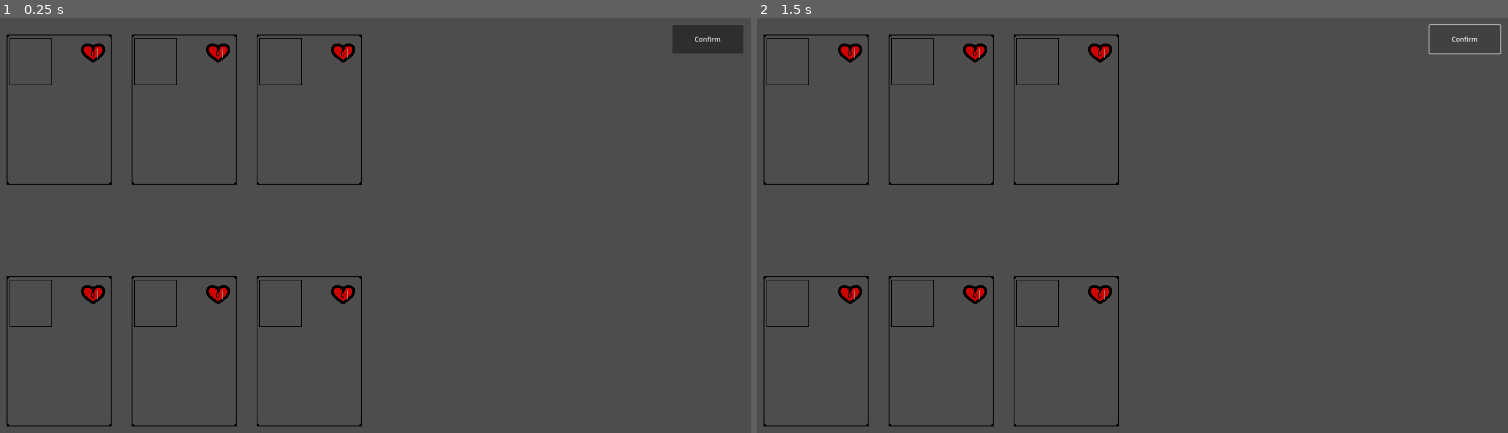
Above: before the commit, frames 1-2 (left to right).
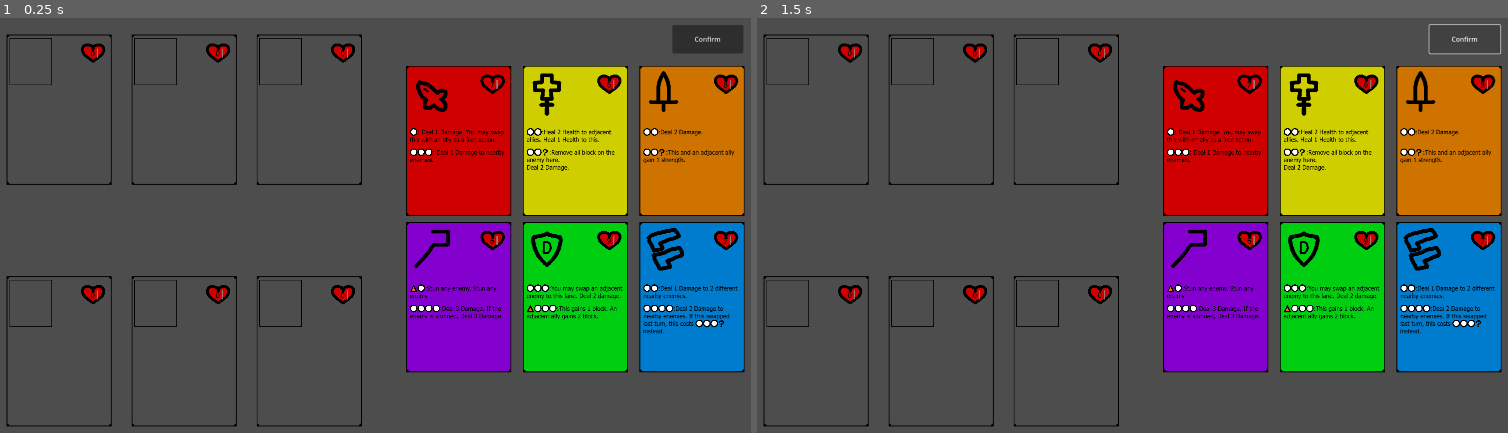
Above: after the commit, the same moments.

Repository: andre1048576/Card-Strike
Game: Godot game, scene res://match.tscn
Same seed, same stepped clock (60 frames per second), same inputs: the game is played once before the commit and once after it. This scene is started directly instead of the project's main scene. The engine's default icon, where the game draws it, is replaced by a stand-in: a white triangle on a blue panel in a dark square.
Inputs:
- Up to frame 1 (0.25 s): no input
- Up to frame 2 (1.5 s): click "Confirm" at 0.5 s; click "Confirm" at 1.25 s

The runs differ from the first frame. In frame 1, 30% of the frame differs, in the area x 54-100%, y 11-86%; in frame 2, 30%.
Error in both runs: Out of bounds get index '0' (on base: 'Array[int]') (res://GameManager.gd:6)

Commit message:
Prepoll and start of mana system added

Diff:
--- a/ButtonGroup.gd
+++ b/ButtonGroup.gd
@@ -2,7 +2,7 @@
 
 var buttongroup := ButtonGroup.new()
 var buttons : Array[CheckButton]= []
-var selected : Card
+var selected : Card = null
 
 signal pressed(card : Card)
 signal unpressed(card : Card)
@@ -30,6 +30,7 @@
 		selected = card
 		emit_signal("pressed",card)
 	else:
+		selected = null
 		emit_signal("unpressed",card)
 
 func clear():
--- a/Cards/BaseCard.gd
+++ b/Cards/BaseCard.gd
@@ -12,7 +12,9 @@
 
 @onready var select_button := $SelectButton
 @onready var heart_name := $HealthText
-@onready var attack_buttons := $AttackButtons
+@onready var attack_buttons := $AttackButtons.get_children()
+
+var index
 
 var health : int :
 	set(new_health):
@@ -21,18 +23,17 @@
 
 func _ready():
 	health = max_health
-	if find_parent("Network") and not multiplayer.is_server():
+	if find_parent("Network") and not find_parent("ClientCards"):
 		if is_local_player_card():
 			position.y = 800
 		else:
 			position.y = 220
 
 func is_local_player_card():
+
+	#the server views the screen from the perspective of the first player
+	#this only influences rendering on the server side
+	#0 here is for the first player owner
+	if multiplayer.is_server():
+		return player_owner == 0
 	return GameManager.get_own_player_num() == player_owner
-
-func get_selection_button():
-	return $SelectButton
-
-#TODO: ensure the player has the mana to play the attacks
-func get_attack_buttons():
-	return attack_buttons.get_children()
--- a/ClientPolled.gd
+++ b/ClientPolled.gd
@@ -1,16 +1,18 @@
+class_name ClientPolled
 extends Node
 
-@export var notNetwork : Node
+@export var clientCardNode : Node
 @export var networkPoll : NetworkPoll
 @export var network : Node
 
 var init_client_cards : Array
 
 var client_cards : Array :
-	set(new_value):
+	get:
 		if not client_cards:
-			init_client_cards = new_value
-		client_cards = new_value
+			client_cards = clientCardNode.get_children()
+			init_client_cards = clientCardNode.get_children()
+		return client_cards
 var confirmFunctions
 var selected := {}
 var validInput
@@ -28,13 +30,17 @@
 		print("not polling client cards yipee",acceptableInput)
 		pollAttacks()
 
+@rpc()
+func clientCardSelected(cardIndex : int):
+	client_cards.erase(init_client_cards[cardIndex])
+	init_client_cards[cardIndex].queue_free()
+
 func pollClientCards():
-	client_cards = notNetwork.get_children()
 	var clientCardGroupButton = GroupButton.new()
 	clientCardGroupButton.pressed.connect(selected_a_card)
 	clientCardGroupButton.unpressed.connect(unselected_a_card)
 	for card : Card in client_cards as Array[Card]:
-		clientCardGroupButton.add(card.get_selection_button())
+		clientCardGroupButton.add(card.select_button)
 	clientCardGroupButton.instantiate()
 	currentGroupButtons.append(clientCardGroupButton)
 
@@ -43,25 +49,18 @@
 	laneGroupButton.pressed.connect(selected_a_lane)
 	laneGroupButton.unpressed.connect(unselected_a_lane)
 	for lane : int in validInput.lanes:
-		laneGroupButton.add(get_child(lane).get_selection_button())
+		laneGroupButton.add(get_child(lane).select_button)
 	laneGroupButton.instantiate()
 	currentGroupButtons.append(laneGroupButton)
-
-func buttongroup_clicked(pressed):
-	print(pressed)
-
-func finishedPoll():
-	for groupButton in currentGroupButtons:
-		groupButton.clear()
-	currentGroupButtons = []
 
 func pollAttacks():
 	var attackButtonGroup = GroupButton.new()
 	for card : Card in network.get_node("Cards").get_children():
 		if card.is_local_player_card():
-			for attackButton in card.get_attack_buttons():
+			for attackButton in card.attack_buttons:
 				attackButtonGroup.add(attackButton)
 	attackButtonGroup.instantiate()
+	currentGroupButtons.append(attackButtonGroup)
 
 func reset(confFunctions,acceptableInput):
 	selected = {}
@@ -69,8 +68,13 @@
 	confirmFunctions = confFunctions
 	validInput = acceptableInput
 
+func finishedPoll():
+	for groupButton in currentGroupButtons:
+		groupButton.clear()
+	currentGroupButtons = []
+
 func selected_a_card(card : Card):
-	selected.selected_client_card = init_client_cards.find(card)
+	selected.selected_client_card = card.index
 
 func unselected_a_card(_card : Card):
 	selected.erase("selected_client_card")
@@ -82,10 +86,7 @@
 	selected.erase("lanes")
 
 func client_confirm_input(params):
-	for confirmFunction in confirmFunctions:
-		if not Callable(networkPoll,confirmFunction).call(params,validInput):
-			return false
-	return true
+	return confirmFunctions.all(func(confirmFunction): return Callable(networkPoll,confirmFunction).call(params,validInput))
 
 func confirm_button_pressed():
 	if not is_polled:
--- a/GameManager.gd
+++ b/GameManager.gd
@@ -11,6 +11,7 @@
 		return 0
 	elif pID == players[1]:
 		return 1
+	print_debug("this shouldn't have been listed")
 	return -1
 
 func get_own_player_num() -> int:
--- /dev/null
+++ b/ManaPool.gd
@@ -0,0 +1,14 @@
+extends Node
+
+
+@export var manaBag : Node
+
+@export var mana := []
+
+func draw_mana(index : int):
+	pass
+
+func refill():
+	while len(mana) < 4:
+		#draw mana from the mana bag
+		pass
--- a/NetworkPoll.gd
+++ b/NetworkPoll.gd
@@ -3,9 +3,16 @@
 
 signal _input_confirmed
 
-var currPlayerNum
+var currPlayerNum = -1 :
+	get:
+		if currPlayerNum == -1:
+			currPlayerNum = GameManager.get_own_player_num()
+		return currPlayerNum
 var acceptableInput = {}
 var confirmFunctions = []
+var prePolledInput = {}
+
+@onready var clientPolled : ClientPolled = $ClientPolled
 
 @export var matchInfo : Match_Info
 
@@ -20,15 +27,11 @@
 	if GameManager.get_id_from_player_num(currPlayerNum) != multiplayer.get_remote_sender_id():
 		_input_confirmed.emit({params = params,valid = false})
 		return
-	var hasFailed = false
-	for confirmFunction in confirmFunctions:
-		if not Callable(self,confirmFunction).call(params,acceptableInput):
-			hasFailed = true
-			break
-	_input_confirmed.emit({params = params,valid = not hasFailed})
+	var valid = confirmFunctions.all(func(confirmFunction): return Callable(self,confirmFunction).call(params,acceptableInput))
+	_input_confirmed.emit({params = params,valid = valid})
 
-func confirm_lane_input(params,validInput):
-	if not params.lanes:
+func confirm_lane_input(params : Dictionary,validInput):
+	if not params.has("lanes"):
 		return false
 	params.lanes = remove_duplicates(params.lanes)
 	if len(params.lanes) != validInput.num_lanes:
@@ -53,8 +56,6 @@
 	if not params.has("selected_client_card"):
 		return false
 	var playerId = currPlayerNum
-	if playerId == null:
-		playerId = GameManager.get_own_player_num()
 	if matchInfo.has_card_deployed(playerId,params.selected_client_card):
 		return false
 	if matchInfo.is_card_banned(playerId,params.selected_client_card):
@@ -64,9 +65,19 @@
 func confirm_attack(params : Dictionary,validInput):
 	pass
 
+func swap_visibility():
+	pass
+
 func reset():
 	acceptableInput = {}
 	confirmFunctions = []
+	prePolledInput = {}
+
+func post_poll(params : Dictionary,pId):
+	if params.has("selected_client_card"):
+		clientPolled.clientCardSelected.rpc_id(pId,params.selected_client_card)
+
+
 
 func poll_player(playerNum):
 	var is_valid = false
@@ -74,13 +85,18 @@
 	var pId = GameManager.get_id_from_player_num(playerNum)
 	var params
 	while not is_valid:
-		$ClientPolled.pollClient.rpc_id(pId,confirmFunctions,acceptableInput)
+		clientPolled.pollClient.rpc_id(pId,confirmFunctions,acceptableInput)
 		params = await _input_confirmed
 		is_valid = params.valid
+	params.params.merge(prePolledInput)
 	reset()
+	post_poll(params.params,pId)
 	return params.params
 
 func poll_lanes(lanes,num_lanes):
+	if len(lanes) == num_lanes:
+		prePolledInput.lanes = lanes
+		return
 	acceptableInput["lanes"] = lanes
 	acceptableInput["num_lanes"] = num_lanes
 	confirmFunctions.append("confirm_lane_input")
--- /dev/null
+++ b/mana_discard.tscn
@@ -0,0 +1,3 @@
+[gd_scene format=3 uid="uid://dw5idt3jyqsfq"]
+
+[node name="ManaDiscard" type="Node"]
--- /dev/null
+++ b/mana_draw.tscn
@@ -0,0 +1,3 @@
+[gd_scene format=3 uid="uid://bl54x7xpfxxn5"]
+
+[node name="ManaDraw" type="Node"]
--- /dev/null
+++ b/mana_pool.tscn
@@ -0,0 +1,8 @@
+[gd_scene load_steps=2 format=3 uid="uid://buxlapjlyhfmb"]
+
+[ext_resource type="Script" path="res://ManaPool.gd" id="1_nbvxp"]
+
+[node name="ManaPool" type="Node"]
+script = ExtResource("1_nbvxp")
+
+[node name="MultiplayerSynchronizer" type="MultiplayerSynchronizer" parent="."]
--- a/match.gd
+++ b/match.gd
@@ -1,7 +1,7 @@
 class_name Match
 extends Node2D
 
-var units = [preload("res://Cards/thief.tscn"),\
+var units : Array[Resource]= [preload("res://Cards/thief.tscn"),\
 preload("res://Cards/priest.tscn"),preload("res://Cards/warrior.tscn")\
 ,preload("res://Cards/wizard.tscn"),preload("res://Cards/defender.tscn"),preload("res://Cards/gunner.tscn")]
 
@@ -13,23 +13,18 @@
 var p2Mana = {}
 
 @onready var network_poll := $NetworkPoll
+@onready var client_cards : Node2D = $Network/ClientCards
+@onready var mana_nodes : Node2D = $Network/Mana
 
 func _ready():
 	if !multiplayer.is_server():
 		return
-	#for i in 6:
-		#var instance : Card = units[i].instantiate()
-		#@warning_ignore("integer_division")
-		#instance.position = Vector2(250+(i%3)*300,220 + 580*(i/3))
-		#instance.name = str(randi_range(1,10000))
-		#$Network.add_child(instance)
-		#cards.append(instance)
-	client_ready.rpc()
+	client_init.rpc()
 	var playerNum := 0
 	for i in 2:
 		network_poll.poll_client_cards()
 		var output = await network_poll.poll_player(playerNum)
-		match_info.ban_card(units[output.selected_client_card].instantiate(),playerNum)
+		match_info.banned_cards[playerNum] = units[output.selected_client_card].instantiate().name
 		playerNum = 1 - playerNum
 	for i in 6:
 		var available_lanes = match_info.empty_lanes(playerNum)
@@ -39,17 +34,24 @@
 		var output = await network_poll.poll_player(playerNum)
 		match_info.add_card_to_match(units[output.selected_client_card].instantiate(),playerNum,output.lanes[0])
 		playerNum = 1 - playerNum
+	mana_visibility.rpc()
 	network_poll.poll_card_attacks()
 	var _output = await network_poll.poll_player(playerNum)
 
-@rpc()
-func client_ready():
+@rpc("call_local")
+func client_init():
 	for i in 6:
 		var instance : Card = units[i].instantiate()
+		instance.index = i
 		@warning_ignore("integer_division")
 		instance.position = Vector2(1209+(i%3)*280,295 + 375*(i/3))
 		instance.name = str(randi_range(1,10000))
-		$NotNetwork.add_child(instance)
+		client_cards.add_child(instance)
+
+@rpc
+func mana_visibility():
+	client_cards.visible = false
+	mana_nodes.visible = true
 
 func get_unit_from_index(index : int) -> Card:
 	return units[index].instantiate()
--- a/match.tscn
+++ b/match.tscn
@@ -1,10 +1,14 @@
-[gd_scene load_steps=6 format=3 uid="uid://c3t5hwpoyaymd"]
+[gd_scene load_steps=10 format=3 uid="uid://c3t5hwpoyaymd"]
 
 [ext_resource type="Script" path="res://match.gd" id="1_g3j7b"]
 [ext_resource type="PackedScene" uid="uid://bwdwj1qmtexh6" path="res://Cards/character_card.tscn" id="2_22qm7"]
 [ext_resource type="PackedScene" uid="uid://dkfr4qajremvn" path="res://match_info.tscn" id="2_au830"]
+[ext_resource type="PackedScene" uid="uid://buxlapjlyhfmb" path="res://mana_pool.tscn" id="3_g6ea0"]
 [ext_resource type="Script" path="res://NetworkPoll.gd" id="3_we5l8"]
+[ext_resource type="PackedScene" uid="uid://bl54x7xpfxxn5" path="res://mana_draw.tscn" id="4_sussb"]
 [ext_resource type="Script" path="res://ClientPolled.gd" id="4_uenrn"]
+[ext_resource type="PackedScene" uid="uid://dw5idt3jyqsfq" path="res://mana_discard.tscn" id="5_hsn4e"]
+[ext_resource type="Texture2D" uid="uid://b01r0mcebujk5" path="res://icon.svg" id="6_2qrgo"]
 
 [node name="Match" type="Node2D" node_paths=PackedStringArray("match_info")]
 script = ExtResource("1_g3j7b")
@@ -14,7 +18,7 @@
 _spawnable_scenes = PackedStringArray("res://Cards/priest.tscn", "res://Cards/thief.tscn", "res://Cards/defender.tscn", "res://Cards/gunner.tscn", "res://Cards/warrior.tscn", "res://Cards/wizard.tscn")
 spawn_path = NodePath("../Network/Cards")
 
-[node name="MatchInfoSpawner" type="MultiplayerSpawner" parent="."]
+[node name="OtherSpawner" type="MultiplayerSpawner" parent="."]
 _spawnable_scenes = PackedStringArray("res://match_info.tscn")
 spawn_path = NodePath("../Network")
 
@@ -26,15 +30,31 @@
 network = NodePath("..")
 matchNode = NodePath("../..")
 
-[node name="NotNetwork" type="Node" parent="."]
+[node name="ClientCards" type="Node2D" parent="Network"]
+
+[node name="Mana" type="Node2D" parent="Network"]
+visible = false
+
+[node name="ManaDiscard" parent="Network/Mana" instance=ExtResource("5_hsn4e")]
+
+[node name="ManaDraw" parent="Network/Mana" instance=ExtResource("4_sussb")]
+
+[node name="ManaPool" parent="Network/Mana" instance=ExtResource("3_g6ea0")]
+
+[node name="TextureRect" type="TextureRect" parent="Network/Mana"]
+offset_left = 1353.0
+offset_top = 306.0
+offset_right = 1655.0
+offset_bottom = 641.0
+texture = ExtResource("6_2qrgo")
 
 [node name="NetworkPoll" type="Node" parent="." node_paths=PackedStringArray("matchInfo")]
 script = ExtResource("3_we5l8")
 matchInfo = NodePath("../Network/MatchInfo")
 
-[node name="ClientPolled" type="Node" parent="NetworkPoll" node_paths=PackedStringArray("notNetwork", "networkPoll", "network")]
+[node name="ClientPolled" type="Node" parent="NetworkPoll" node_paths=PackedStringArray("clientCardNode", "networkPoll", "network")]
 script = ExtResource("4_uenrn")
-notNetwork = NodePath("../../NotNetwork")
+clientCardNode = NodePath("../../Network/ClientCards")
 networkPoll = NodePath("..")
 network = NodePath("../../Network")
 
--- a/match_info.gd
+++ b/match_info.gd
@@ -17,9 +17,6 @@
 	card.player_owner = team
 	card.lane = lane
 	network.get_node("Cards").add_child(card,true)
-
-func ban_card(card : Card,team : int):
-	banned_cards[team] = card.name
 
 func empty_lanes(player_num : int) -> Array:
 	var output := []
